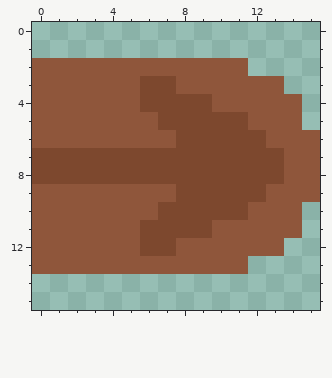
A pixel-art file gets an edit: Assets/Games/Iribus/Assets/Sprites/Objetos/FlechaPortraitESTE.aseprite. Above, as it was before the edit.
16x16 pixels, 1 frame.
After:
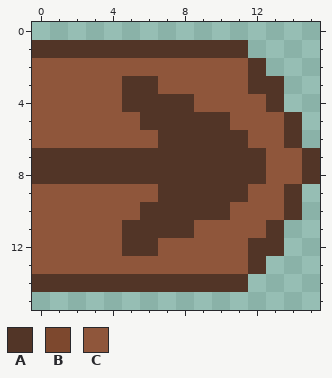
Palette (. is transparent): A #523527  B #7d482e  C #8f563b
Edits made:
Changed rows in their new state; - is an unchanged pixel.
first column x 0:
 1 AAAAAAAAAAAA----
 2 ------------A---
 3 -----AAC----AA--
 4 -----AAAAC---A.-
 5 ------AAAAAC--A-
 6 -------AAAAAC-A.
 7 AAAAAAAAAAAAAC-A
 8 AAAAAAAAAAAAAC-A
 9 -------AAAAAC-A.
10 ------AAAAAC--A-
11 -----AAAAC---A.-
12 -----AAC----AA--
13 ------------A---
14 AAAAAAAAAAAA----
